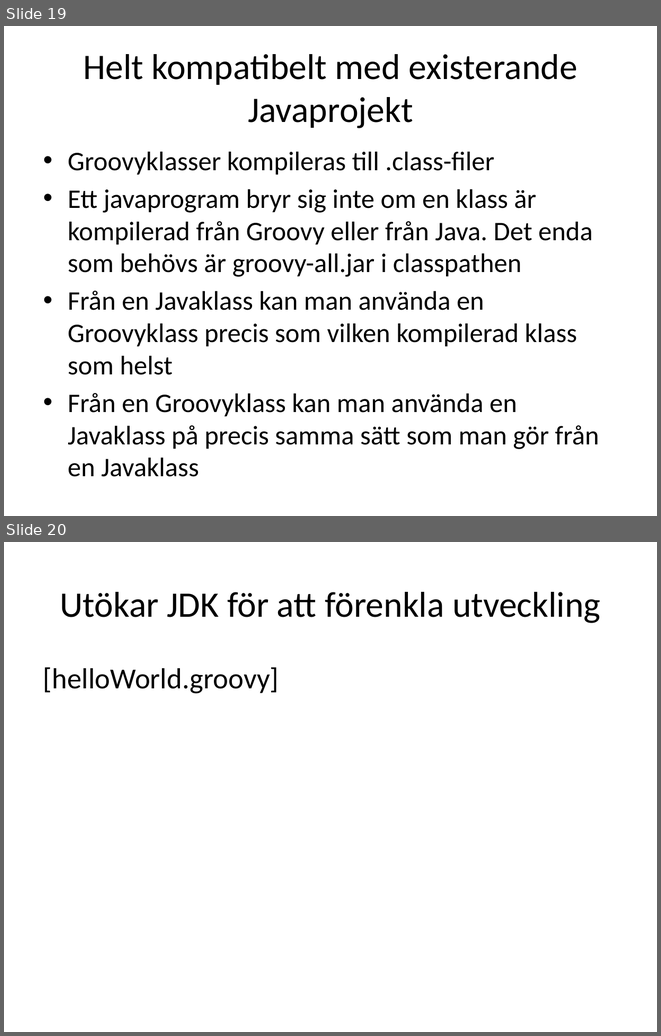
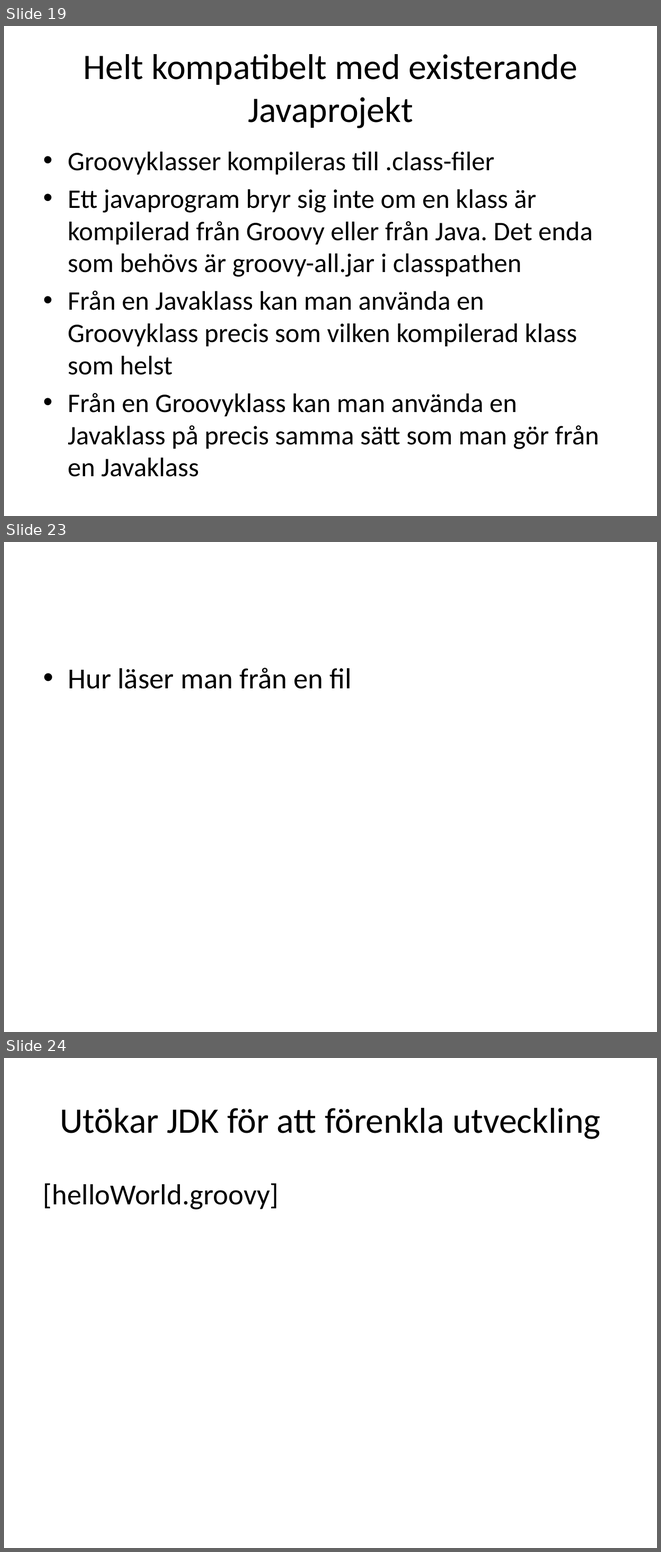
Before and after one commit to me97esn/groovyseminarium, a slide deck: groovyseminarie/dokument/groovyseminarium_source.pptx. Shown one above the other, each under a label of ours: slides 19 and 20 before the commit, slides 19, 23 and 24 after it; the slides between them are not shown. The pictures are 661x1036 and 661x1552 pixels, drawn with LibreOffice and Linux fonts; fonts in the diff are those of the drawing. Boxes give left, top, right and bottom in pixels: in the first picture for what was removed or moved away, otherwise in the second. Text is boxed around its words. In the diff, an @@ line names an element or a change of style, - is before the commit and + after.

```diff
--- a/groovyseminarie/dokument/groovyseminarium_source.pptx
+++ b/groovyseminarie/dokument/groovyseminarium_source.pptx
@@ slide 23 added at bbox=[4, 542, 657, 1032], background #FFFFFF @@
@@ text added at bbox=[68, 668, 352, 689], 32 pt, text #000000 @@
+• Hur läser man från en fil
@@ what was slide 20 is now slide 24 @@
```
Also in this commit, not shown: 3 other slides added, 2 slides removed, 2 other files.
